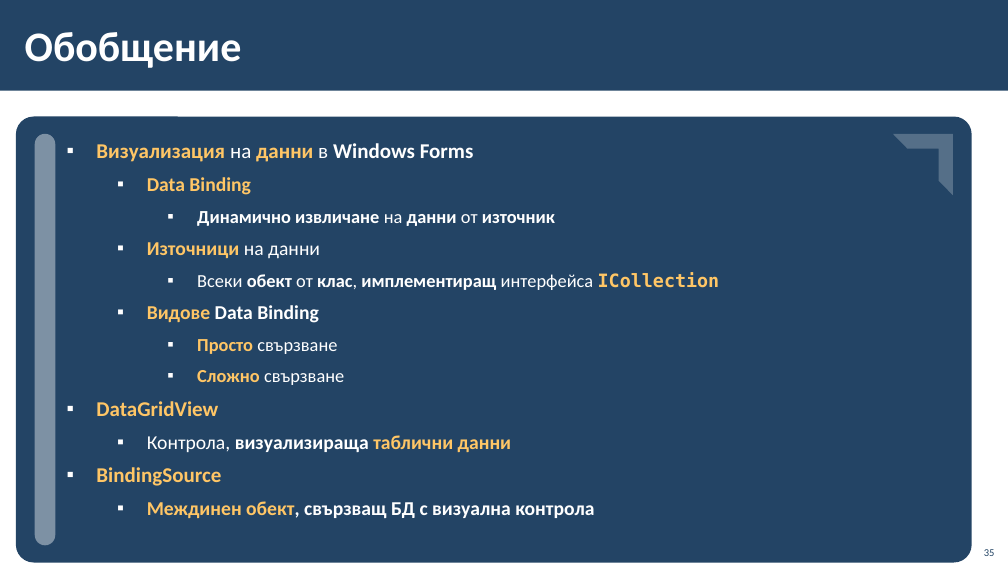
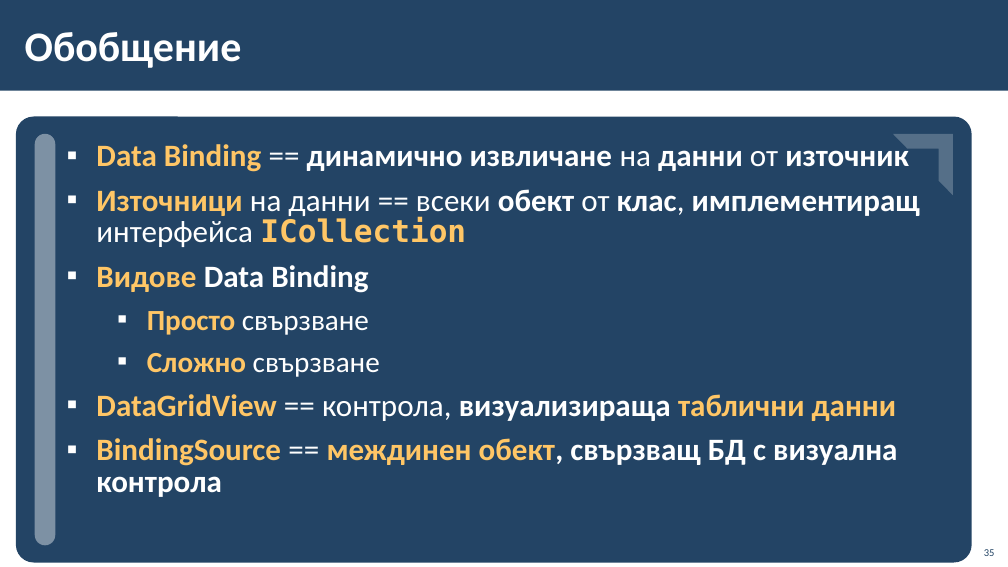
Before and after one commit to BG-IT-Edu/School-Programming, a slide deck: slide 35 of Courses/Software-Sciences/Module-4-Information-Systems-New/05-Connecting-Windows-Forms-with-database/05-Connecting-Windows-Forms-with-database.pptx. Drawn at 1008x567 pixels with LibreOffice and Linux fonts; fonts in the diff are those of the drawing; background and template pictures are left out. Boxes give left, top, right and bottom in pixels: in the first picture for what was removed or moved away, otherwise in the second. Text is boxed around its words. In the diff, an @@ line names an element or a change of style, - is before the commit and + after.

```diff
--- a/Courses/Software-Sciences/Module-4-Information-Systems-New/05-Connecting-Windows-Forms-with-database/05-Connecting-Windows-Forms-with-database.pptx
+++ b/Courses/Software-Sciences/Module-4-Information-Systems-New/05-Connecting-Windows-Forms-with-database/05-Connecting-Windows-Forms-with-database.pptx
@@ text at box(96, 140, 920, 247): text changed; size 17.5 to 29.6 pt @@
-▪ Визуализация на данни в Windows Forms
-  ▪ Data Binding
-    ▪ Динамично извличане на данни от източник
-  ▪ Източници на данни
-    ▪ Всеки обект от клас, имплементиращ интерфейса ICollection
+▪ Data Binding == динамично извличане на данни от източник
+▪ Източници на данни == всеки обект от клас, имплементиращ интерфейса ICollection
@@ text at box(96, 265, 380, 377): size 18.8 to 29.6 pt in "Видове Data Binding"; size 17.5 to 27.8 pt in "Просто свързване", "Сложно свързване"; list level 2 to 1 in "Видове Data Binding"; list level 3 to 2 in "Просто свързване"; list level 3 to 2 in "Сложно свързване" @@
@@ text at box(96, 394, 897, 497): text changed; size 18.8 to 29.6 pt; text colour #FFC666 to #FFFFFF @@
-▪ DataGridView
-  ▪ Контрола, визуализираща таблични данни
-▪ BindingSource
-  ▪ Междинен обект, свързващ БД с визуална контрола
+▪ DataGridView == контрола, визуализираща таблични данни
+▪ BindingSource == междинен обект, свързващ БД с визуална контрола
```
Also in this commit, not shown: 5 other slides changed.
